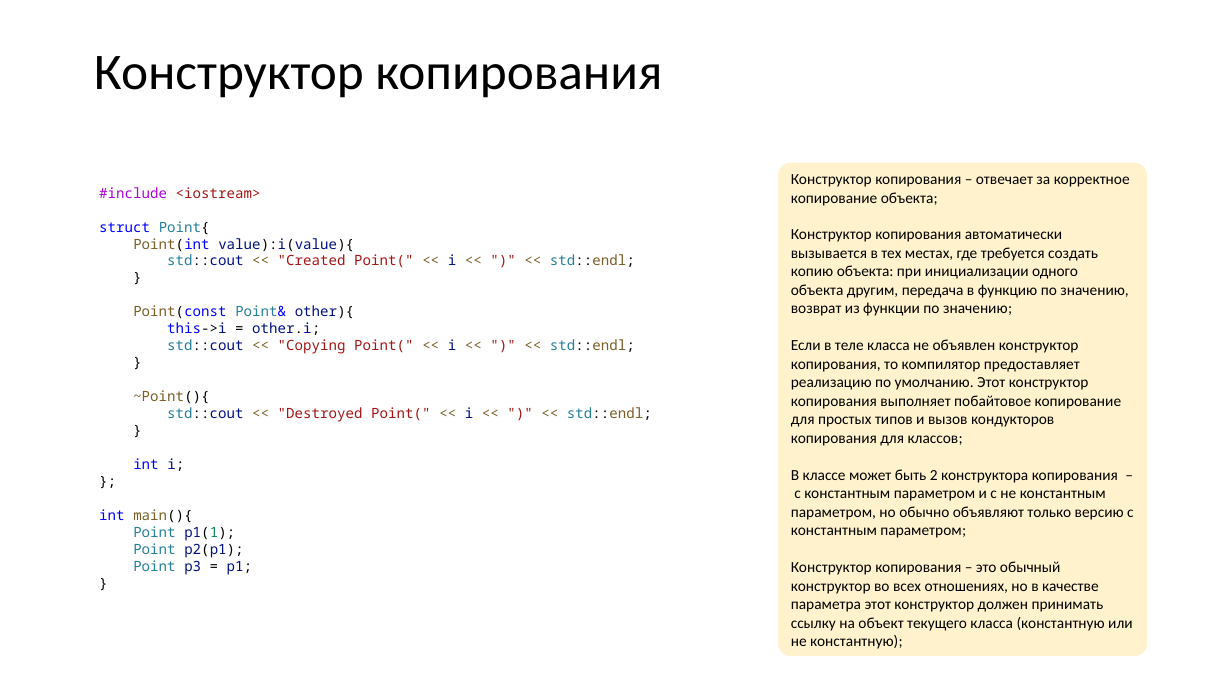
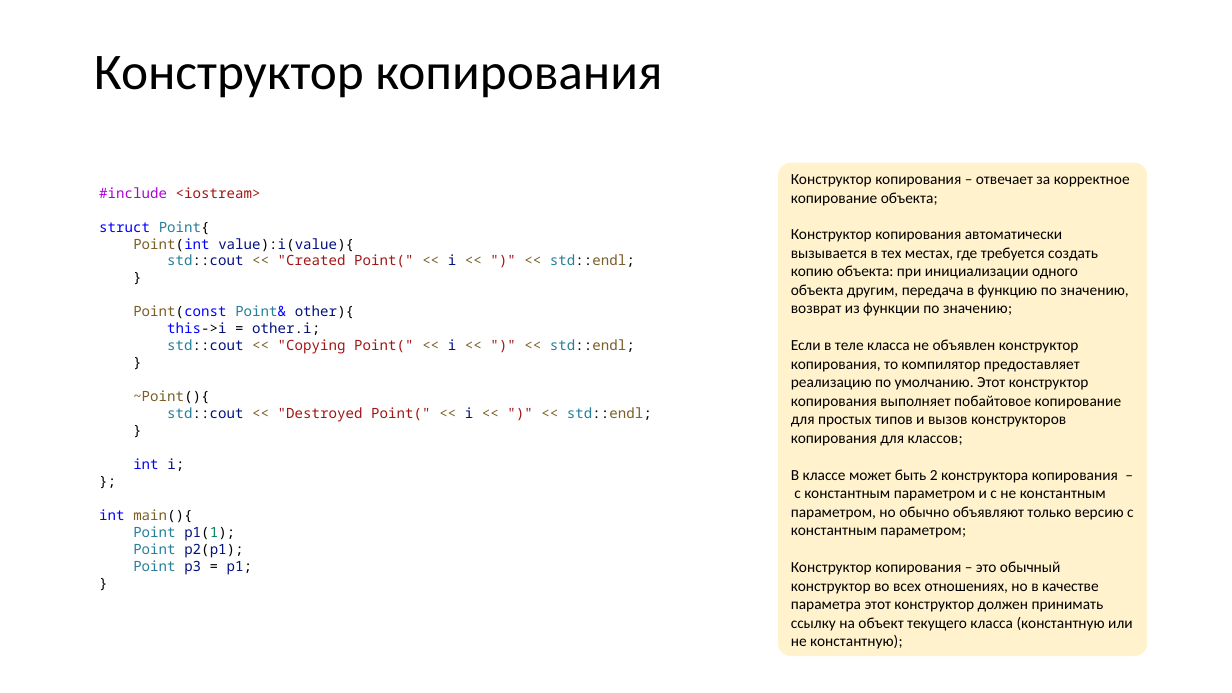
Before and after one commit to VladimirChabanov/alg_and_prog_2025, a slide deck: slide 42 of 01_lectures/lecture_07/presentation_cpp.pptx. Drawn at 1232x693 pixels with LibreOffice and Linux fonts; fonts in the diff are those of the drawing. Boxes give left, top, right and bottom in pixels: in the first picture for what was removed or moved away, otherwise in the second. Text is boxed around its words. In the diff, an @@ line names an element or a change of style, - is before the commit and + after.

```diff
--- a/01_lectures/lecture_07/presentation_cpp.pptx
+++ b/01_lectures/lecture_07/presentation_cpp.pptx
@@ text in rounded rectangle at box(791, 339, 1121, 446): text changed @@
-Если в теле класса не объявлен конструктор копирования, то компилятор предоставляет реализацию по умолчанию. Этот конструктор копирования выполняет побайтовое копирование для простых типов и вызов кондукторов копирования для классов;
+Если в теле класса не объявлен конструктор копирования, то компилятор предоставляет реализацию по умолчанию. Этот конструктор копирования выполняет побайтовое копирование для простых типов и вызов конструкторов копирования для классов;
```
Also in this commit, not shown: 2 other slides changed, 2 other files.
